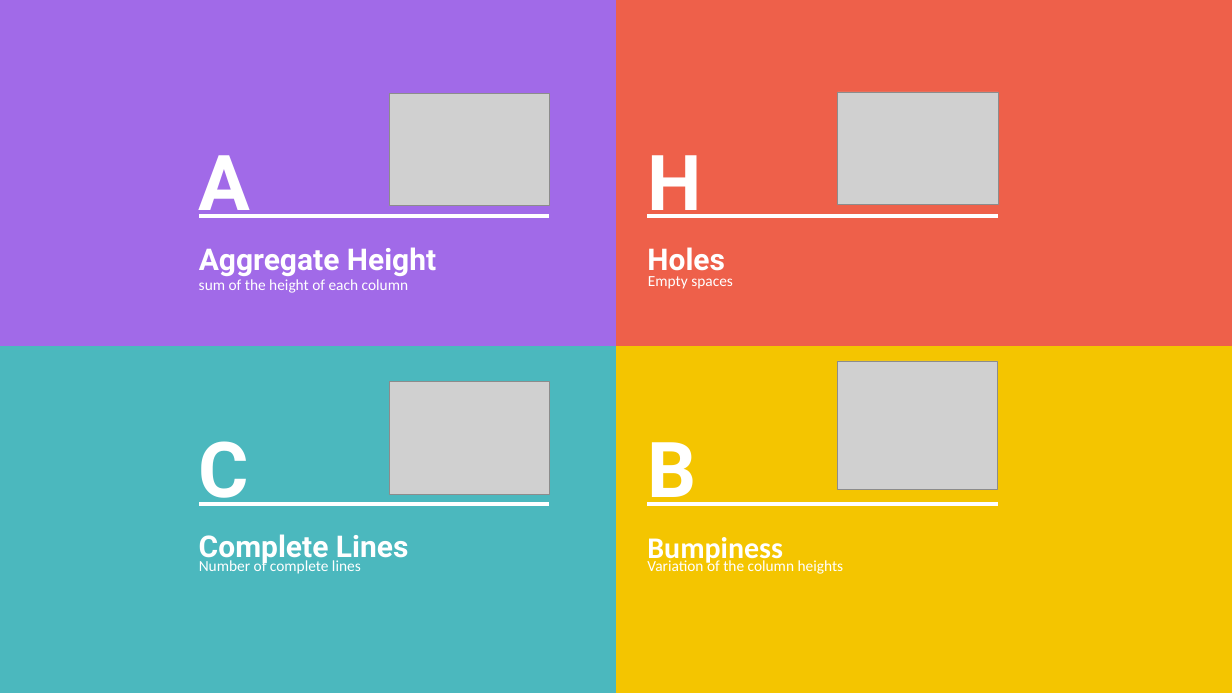
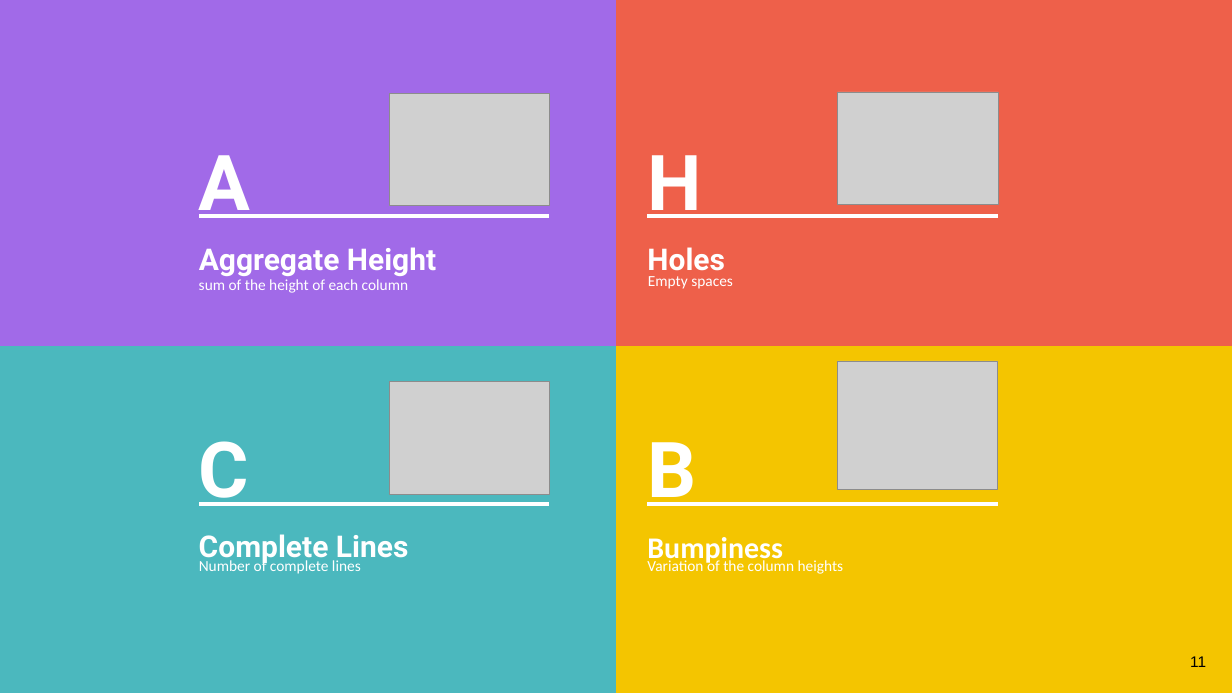
Before and after one commit to estebandesmedt/Tetris-AI, a slide deck: slide 11 of Presentatie/Tetris Presentatie.pptx. Drawn at 1232x693 pixels with LibreOffice and Linux fonts; fonts in the diff are those of the drawing; grey boxes stand for pictures. Boxes give left, top, right and bottom in pixels: in the first picture for what was removed or moved away, otherwise in the second. Text is boxed around its words. In the diff, an @@ line names an element or a change of style, - is before the commit and + after.

```diff
--- a/Presentatie/Tetris Presentatie.pptx
+++ b/Presentatie/Tetris Presentatie.pptx
@@ text added at [1190, 656, 1206, 667], 18 pt, text #000000 @@
+11
```
Also in this commit, not shown: 13 other slides changed, 1 slide added, 1 slide removed, 1 other file.
